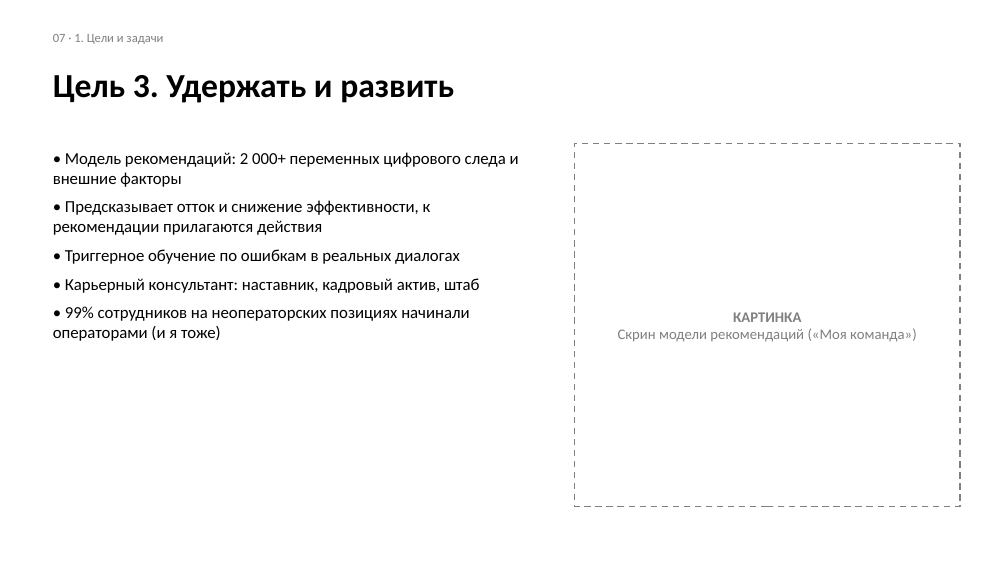
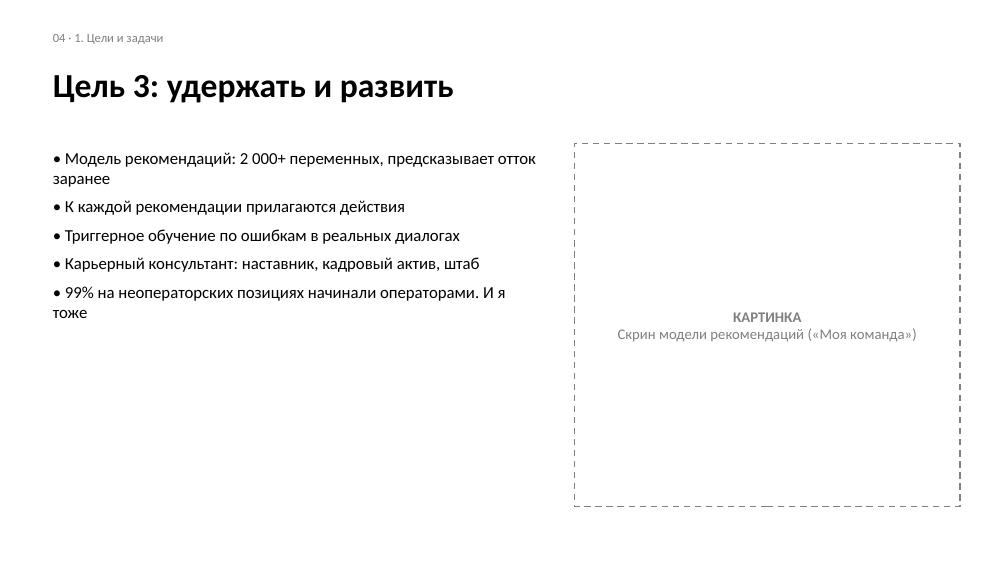
Before and after one commit to sdsds113/aboba, a slide deck: slide 4 of Шаблон_презентации_ХГ_2026.pptx (slide 7 before the commit). Drawn at 1008x567 pixels with LibreOffice and Linux fonts; fonts in the diff are those of the drawing. Boxes give left, top, right and bottom in pixels: in the first picture for what was removed or moved away, otherwise in the second. Text is boxed around its words. In the diff, an @@ line names an element or a change of style, - is before the commit and + after.

```diff
--- a/Шаблон_презентации_ХГ_2026.pptx
+++ b/Шаблон_презентации_ХГ_2026.pptx
@@ text at <box>53,34,163,44</box>: text changed @@
-07 · 1. Цели и задачи
+04 · 1. Цели и задачи
@@ text at <box>53,75,454,103</box>: text changed @@
-Цель 3. Удержать и развить
+Цель 3: удержать и развить
@@ text at <box>53,152,536,215</box>: text changed @@
-• Модель рекомендаций: 2 000+ переменных цифрового следа и внешние факторы
-• Предсказывает отток и снижение эффективности, к рекомендации прилагаются действия
+• Модель рекомендаций: 2 000+ переменных, предсказывает отток заранее
+• К каждой рекомендации прилагаются действия
@@ text at <box>53,286,506,318</box>: text changed @@
-• 99% сотрудников на неоператорских позициях начинали операторами (и я тоже)
+• 99% на неоператорских позициях начинали операторами. И я тоже
```
Also in this commit, not shown: 11 other slides changed, 14 slides removed.
